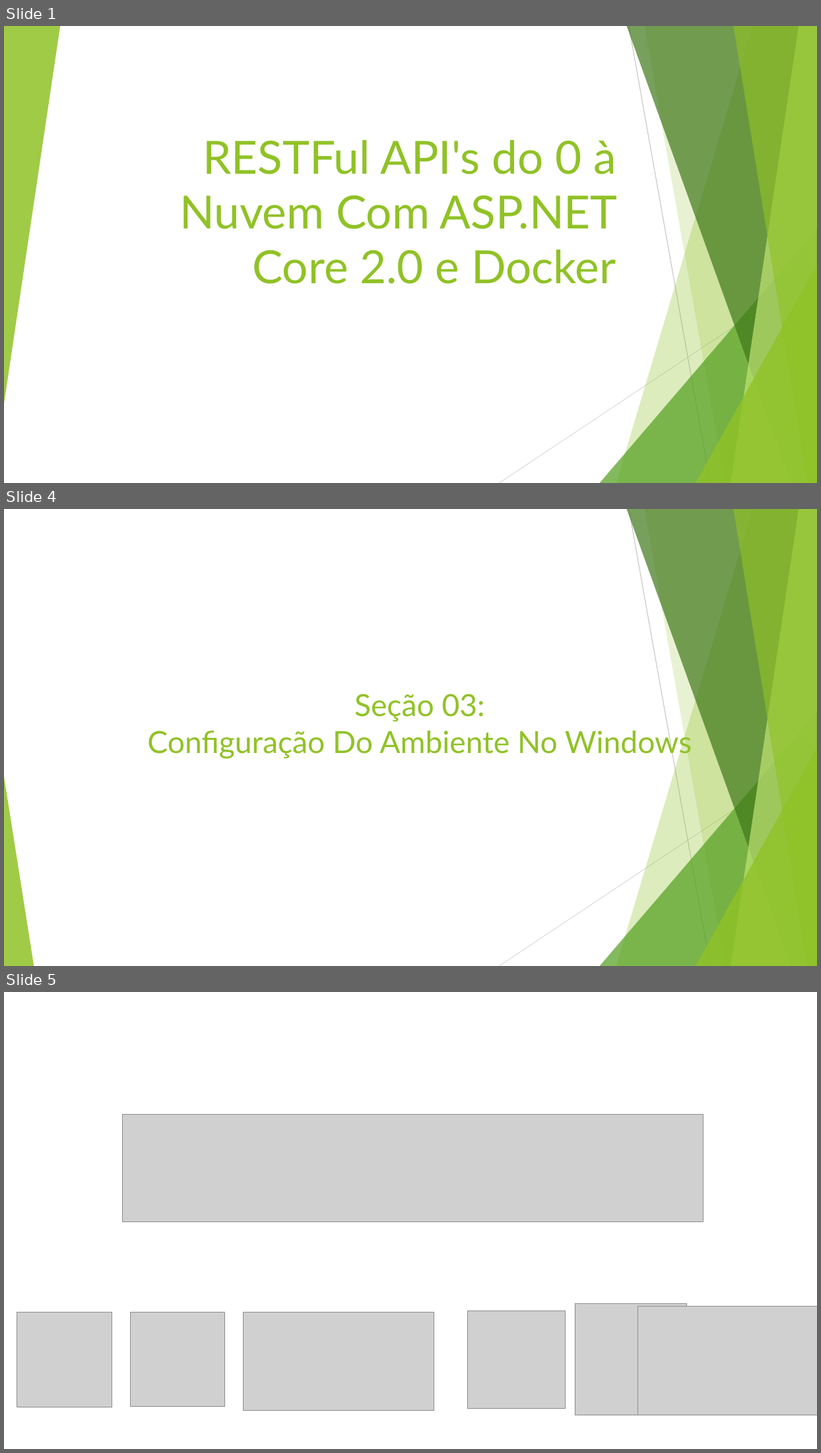
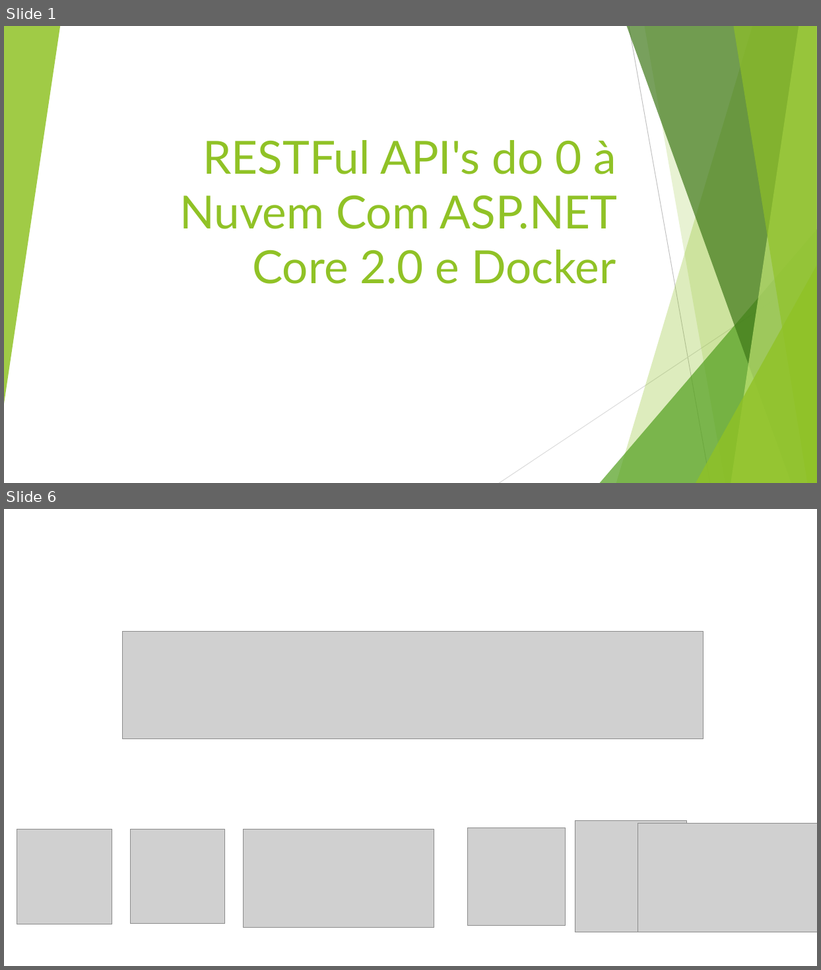
Before and after one commit to leandrocgsi/RestWithASP-NETUdemy, a slide deck: Documents/Building Modern RESTFul API's With ASP.NET Core - Architectural Overview.pptx. Shown one above the other, each under a label of ours: slides 1, 4 and 5 before the commit, slides 1 and 6 after it; the slides between them are not shown. The pictures are 821x1453 and 821x970 pixels, drawn with LibreOffice and Linux fonts; fonts in the diff are those of the drawing; grey boxes stand for pictures. Boxes give left, top, right and bottom in pixels: in the first picture for what was removed or moved away, otherwise in the second. Text is boxed around its words. In the diff, an @@ line names an element or a change of style, - is before the commit and + after.

```diff
--- a/Documents/Building Modern RESTFul API's With ASP.NET Core - Architectural Overview.pptx
+++ b/Documents/Building Modern RESTFul API's With ASP.NET Core - Architectural Overview.pptx
@@ slide 4 removed at (4,509,817,966), background #FFFFFF; not listed: 9 template elements that a slide beside it also shows @@
@@ title removed at (147,694,692,758) @@
-Seção 03:
-Configuração Do Ambiente No Windows
@@ triangle removed at (4,777,34,966) @@
@@ what was slide 5 is now slide 6 @@
```
Also in this commit, not shown: 3 slides changed, 36 slides added, 11 other slides removed.
